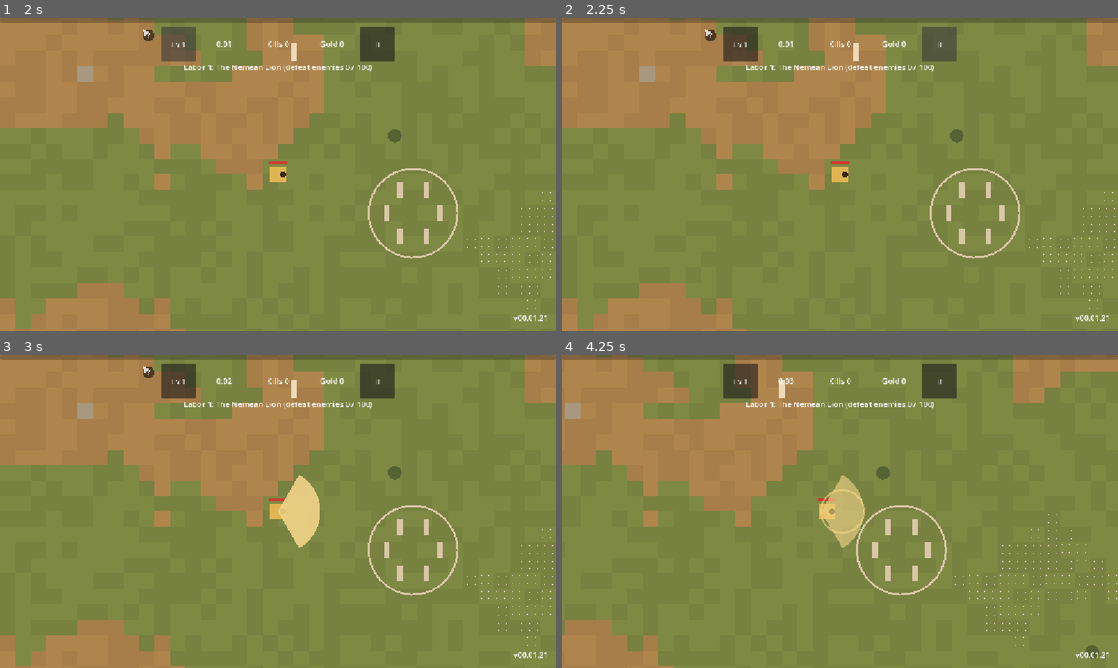
Above: before the commit, frames 1-4 (two rows, left to right).
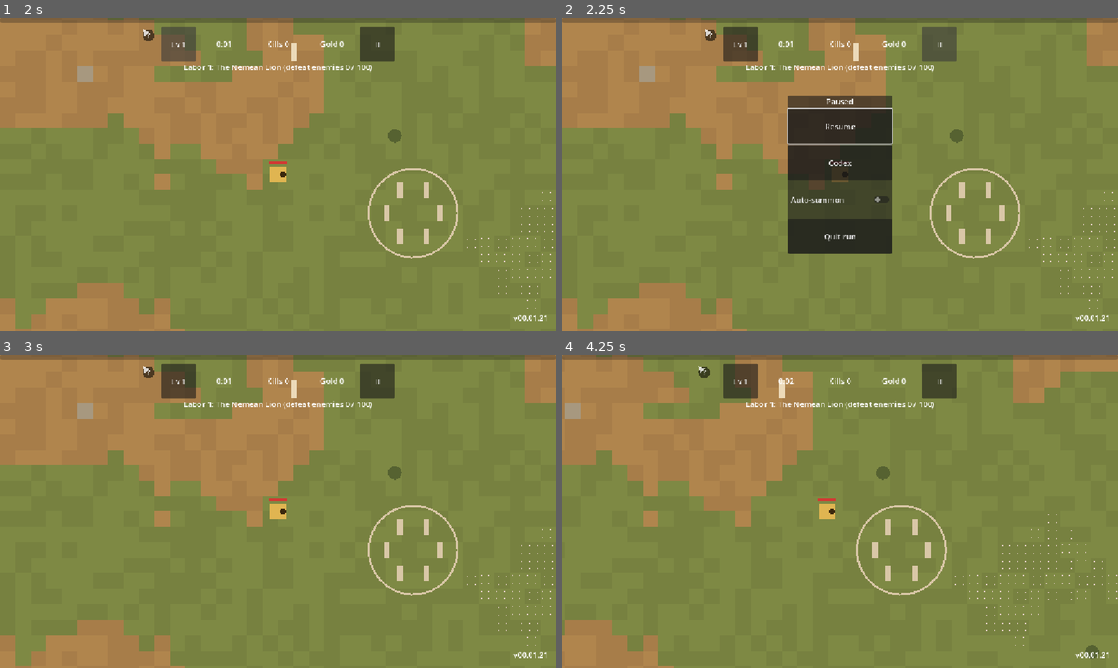
Above: after the commit, the same moments.

Repository: Zephino/Mythriven
Game: Godot game, scene res://scenes/main.tscn
Same seed, same stepped clock (60 frames per second), same inputs: the game is played once before the commit and once after it.
Inputs (mouse positions are in pixels of both pictures, inside the frame that each line leads up to):
- Up to frame 1 (2 s): click "Heracles Greek · Bruiser HP 1…" at 0.5 s; click "Lv 1" at 1.25 s
- Up to frame 2 (2.25 s): click "II" at 2 s
- Up to frame 3 (3 s): click (278, 461) at 2.75 s, where only the run after the commit has a clickable "Resume"
- Up to frame 4 (4.25 s): tap Enter at 3.5 s; move the mouse to (962, 495) at 3.52 s; hold D (move_right) from 3.53 s (still down); hold Tab (level_badge) from 3.53 s (still down); click (962, 495) at 3.67 s

Frame 1 is identical in both runs. In frame 2, 9.5% of the frame differs, in the area x 40-60%, y 24-76%; in frame 3, 1.1%; in frame 4, 1.2%.
Error before the commit: Parse Error: Could not resolve class "OnlineConfig", because of a parser error. (res://scripts/net/leaderboard_client.gd:24)

Commit message:
fix: use consistent GDScript indentation in OnlineConfig

Diff:
--- a/scripts/net/online_config.gd
+++ b/scripts/net/online_config.gd
@@ -27,10 +27,10 @@
 
 
 static func suggestion_url() -> String:
-  var base: String = API_BASE_URL.strip_edges().trim_suffix("/")
-  if base.is_empty():
-    return ""
-  return base + "/suggestions"
+	var base: String = API_BASE_URL.strip_edges().trim_suffix("/")
+	if base.is_empty():
+		return ""
+	return base + "/suggestions"
 
 
 static func can_post() -> bool:
